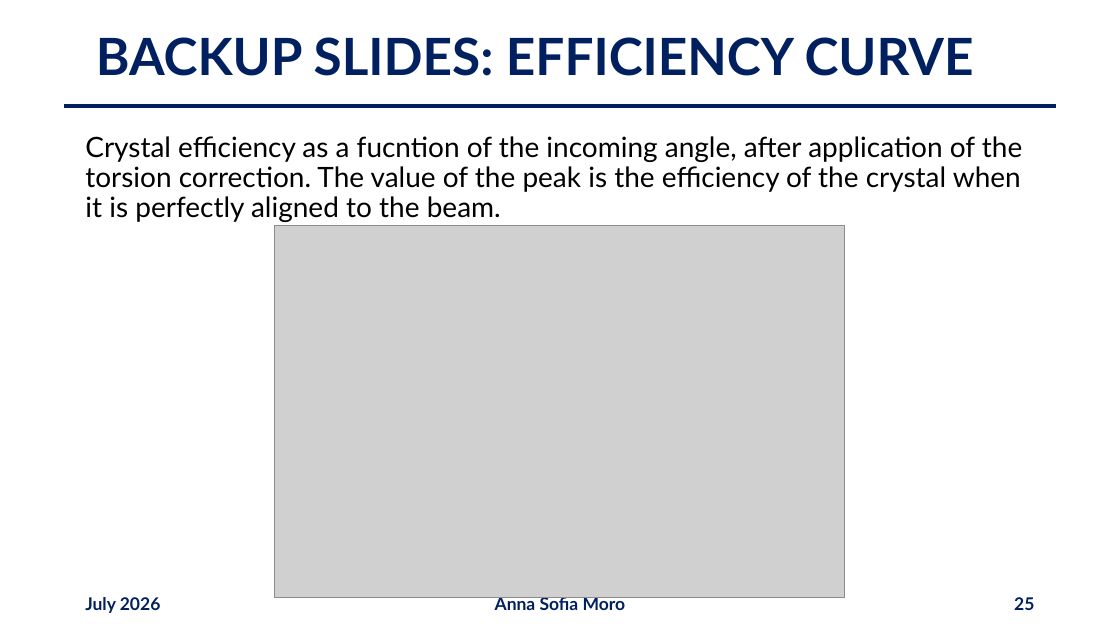
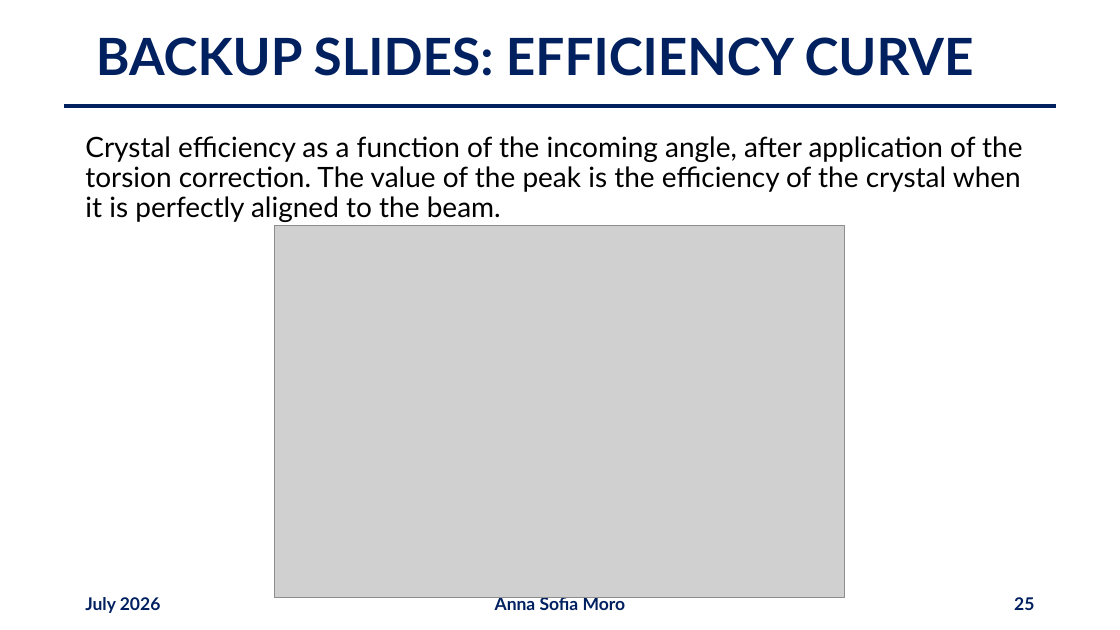
Before and after one commit to annaasofia/tesi, a slide deck: slide 25 of slides/week4.pptx. Drawn at 1120x630 pixels with LibreOffice and Linux fonts; fonts in the diff are those of the drawing; grey boxes stand for pictures. Boxes give left, top, right and bottom in pixels: in the first picture for what was removed or moved away, otherwise in the second. Text is boxed around its words. In the diff, an @@ line names an element or a change of style, - is before the commit and + after.

```diff
--- a/slides/week4.pptx
+++ b/slides/week4.pptx
@@ text at [85,136,1022,222]: text changed @@
-Crystal efficiency as a fucntion of the incoming angle, after application of the torsion correction. The value of the peak is the efficiency of the crystal when it is perfectly aligned to the beam.
+Crystal efficiency as a function of the incoming angle, after application of the torsion correction. The value of the peak is the efficiency of the crystal when it is perfectly aligned to the beam.
```
Also in this commit, not shown: 3 other files.
